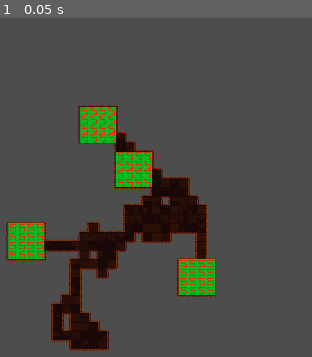
Above: before the commit, frame 1.
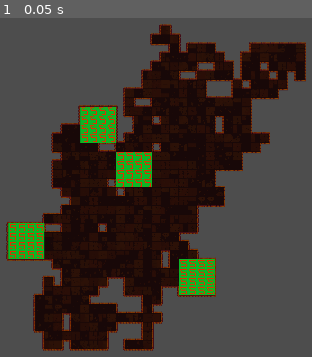
Above: after the commit, the same moment.

Repository: sym-z/cast-in-flame
Game: Godot game, scene res://levels/level_generator/level_generator.tscn
The game is run twice, just before and just after one commit, with the same random seed, the same clock (stepped at 60 frames per second) and the same inputs. The project has no main scene, so this scene is started directly.
Inputs:
- Up to frame 1 (0.05 s): no input

The runs differ from the first frame. In frame 1, 32% of the frame differs, in the area x 10-99%, y 1-99%.

Commit message:
Player scene scaffold
https://tenor.com/view/minecraft-minecraft-movie-a-minecraft-movie-steve-crafting-table-gif-4654921907337492409

Diff:
--- a/src/cast-in-flame/levels/level_generator/level_generator.tscn
+++ b/src/cast-in-flame/levels/level_generator/level_generator.tscn
@@ -8,7 +8,7 @@
 [node name="Level Generator" type="Node2D" node_paths=PackedStringArray("floor_tiles")]
 script = ExtResource("1_mpksv")
 floor_tiles = NodePath("Floor Tiles")
-floor_density = 0.044
+floor_density = 0.25
 
 [node name="Floor Tiles" type="TileMapLayer" parent="."]
 tile_set = ExtResource("2_mt14d")
--- /dev/null
+++ b/src/cast-in-flame/player/player.gd
@@ -0,0 +1 @@
+extends Node2D
--- /dev/null
+++ b/src/cast-in-flame/player/player.tscn
@@ -0,0 +1,59 @@
+[gd_scene load_steps=9 format=3 uid="uid://djxocujv101rv"]
+
+[ext_resource type="Script" uid="uid://bg0vq17nch41k" path="res://player/player.gd" id="1_oul6g"]
+[ext_resource type="Texture2D" uid="uid://sfc3dmxkenyb" path="res://assets/entities/player/player_idle_south.png" id="2_rkbax"]
+
+[sub_resource type="AtlasTexture" id="AtlasTexture_g1dw6"]
+atlas = ExtResource("2_rkbax")
+region = Rect2(0, 0, 360, 480)
+
+[sub_resource type="AtlasTexture" id="AtlasTexture_yw30f"]
+atlas = ExtResource("2_rkbax")
+region = Rect2(360, 0, 360, 480)
+
+[sub_resource type="AtlasTexture" id="AtlasTexture_qjkh3"]
+atlas = ExtResource("2_rkbax")
+region = Rect2(720, 0, 360, 480)
+
+[sub_resource type="AtlasTexture" id="AtlasTexture_g6k8r"]
+atlas = ExtResource("2_rkbax")
+region = Rect2(0, 480, 360, 480)
+
+[sub_resource type="SpriteFrames" id="SpriteFrames_boad6"]
+animations = [{
+"frames": [],
+"loop": true,
+"name": &"default",
+"speed": 5.0
+}, {
+"frames": [{
+"duration": 1.0,
+"texture": SubResource("AtlasTexture_g1dw6")
+}, {
+"duration": 1.0,
+"texture": SubResource("AtlasTexture_yw30f")
+}, {
+"duration": 1.0,
+"texture": SubResource("AtlasTexture_qjkh3")
+}, {
+"duration": 1.0,
+"texture": SubResource("AtlasTexture_g6k8r")
+}],
+"loop": true,
+"name": &"idle_south",
+"speed": 5.0
+}]
+
+[sub_resource type="CapsuleShape2D" id="CapsuleShape2D_oul6g"]
+radius = 60.0
+height = 230.0
+
+[node name="Player" type="CharacterBody2D"]
+script = ExtResource("1_oul6g")
+
+[node name="AnimatedSprite2D" type="AnimatedSprite2D" parent="."]
+sprite_frames = SubResource("SpriteFrames_boad6")
+animation = &"idle_south"
+
+[node name="CollisionShape2D" type="CollisionShape2D" parent="."]
+shape = SubResource("CapsuleShape2D_oul6g")
Binary file added: src/cast-in-flame/assets/entities/player/player_idle_south.png
Not shown, added: src/cast-in-flame/assets/entities/player/player_idle_south.png.import
Not shown, added: src/cast-in-flame/player/player.gd.uid
